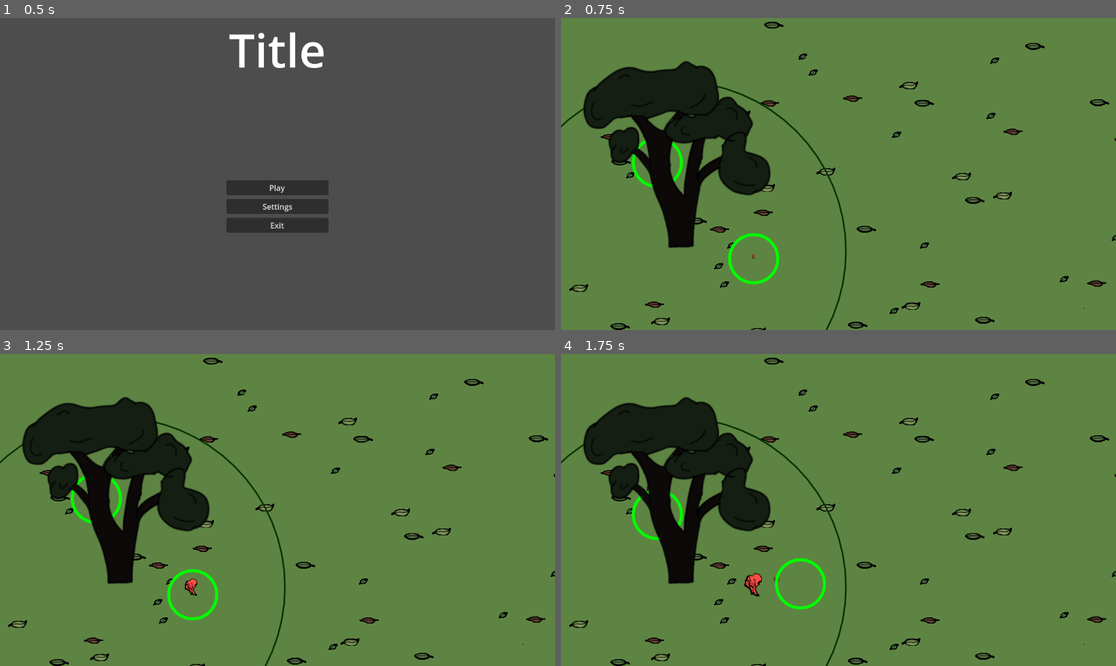
Above: before the commit, frames 1-4 (two rows, left to right).
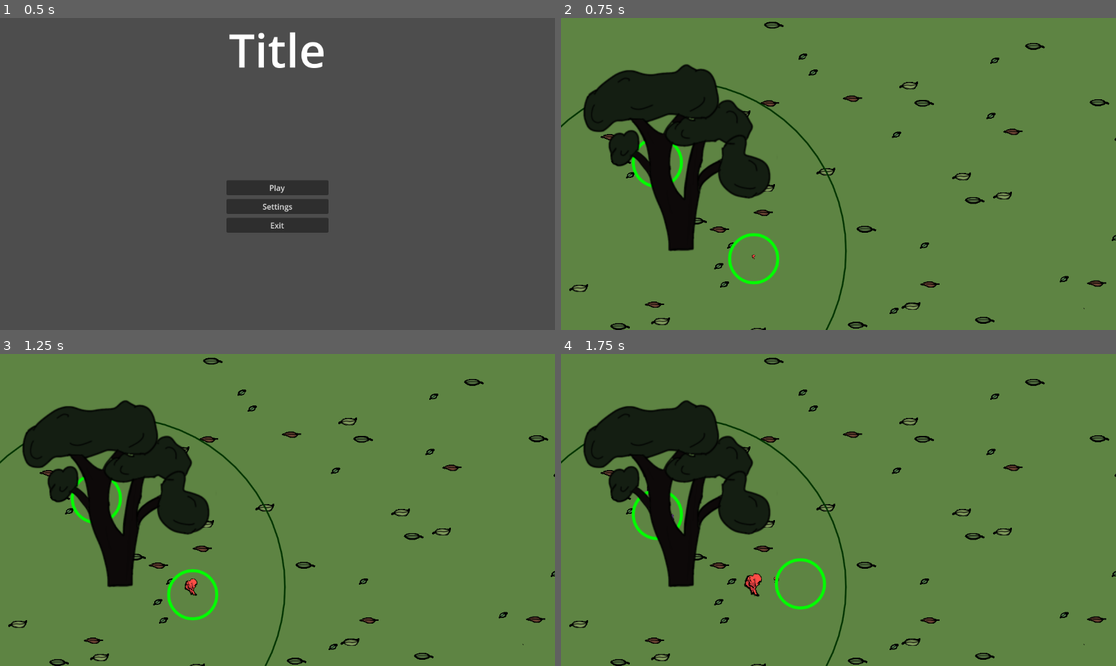
Above: after the commit, the same moments.

Repository: carcinizer/slavic-2025
Game: Godot game, scene res://scenes/main_menu.tscn
Same seed, same stepped clock (60 frames per second), same inputs: the game is played once before the commit and once after it.
Inputs:
- Up to frame 1 (0.5 s): no input
- Up to frame 2 (0.75 s): click "Play" at 0.5 s
- Up to frame 3 (1.25 s): no input
- Up to frame 4 (1.75 s): tap Enter at 1.25 s; hold Right (right1) from 1.28 s (still down); tap S (down2) at 1.35 s

Frame 1 is identical in both runs. In frame 2, 1.5% of the frame differs, in the area x 4-38%, y 13-75%; in frame 3, 1.5%; in frame 4, 1.5%.

Commit message:
tree.tscn sprite offset modified

Diff:
--- a/scenes/tree.tscn
+++ b/scenes/tree.tscn
@@ -23,7 +23,7 @@
 scale = Vector2(1.5, 1.5)
 texture = ExtResource("2_vplca")
 centered = false
-offset = Vector2(-140, -270)
+offset = Vector2(-140, -265.645)
 hframes = 3
 
 [node name="NeighborRange" type="Area2D" parent="."]
